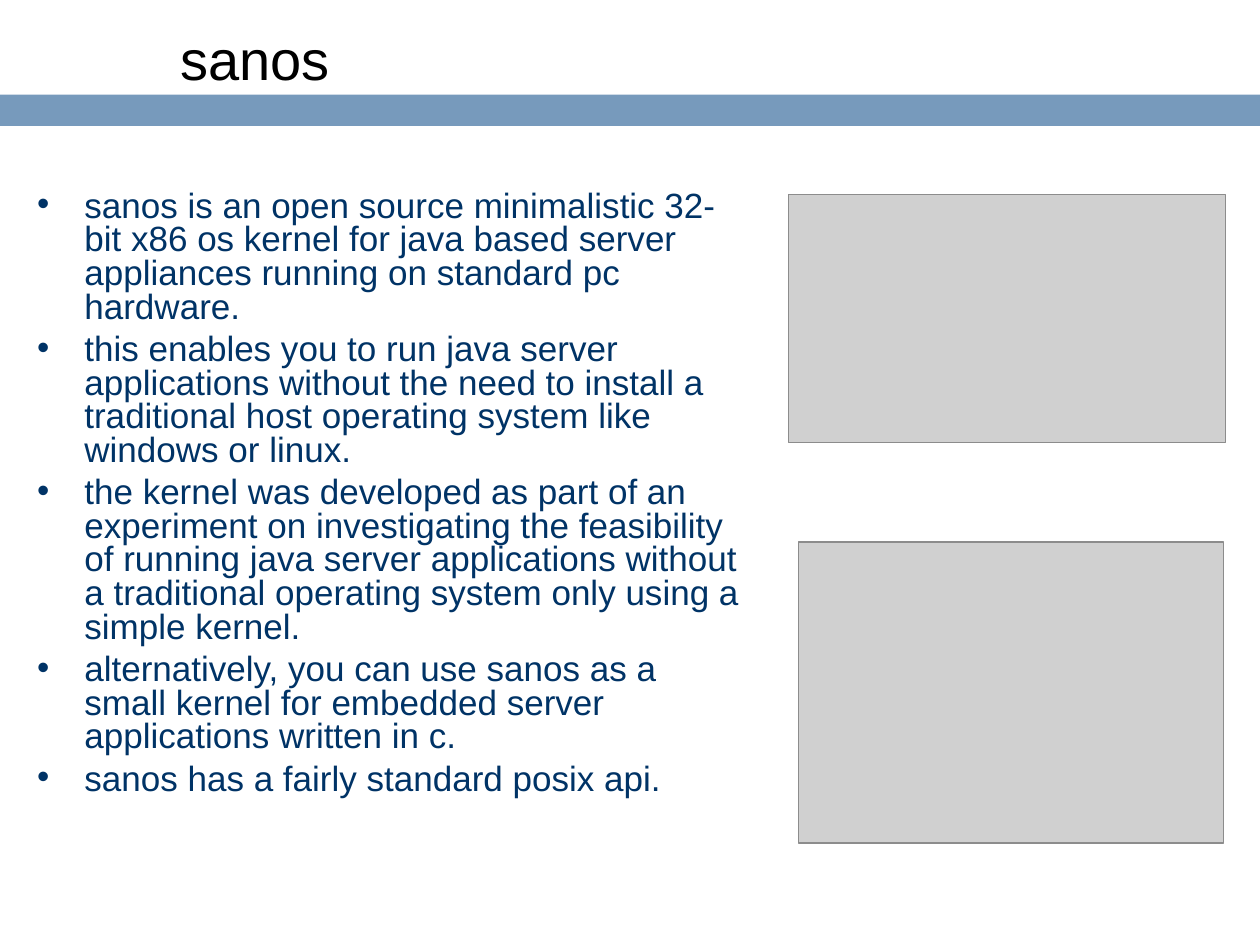
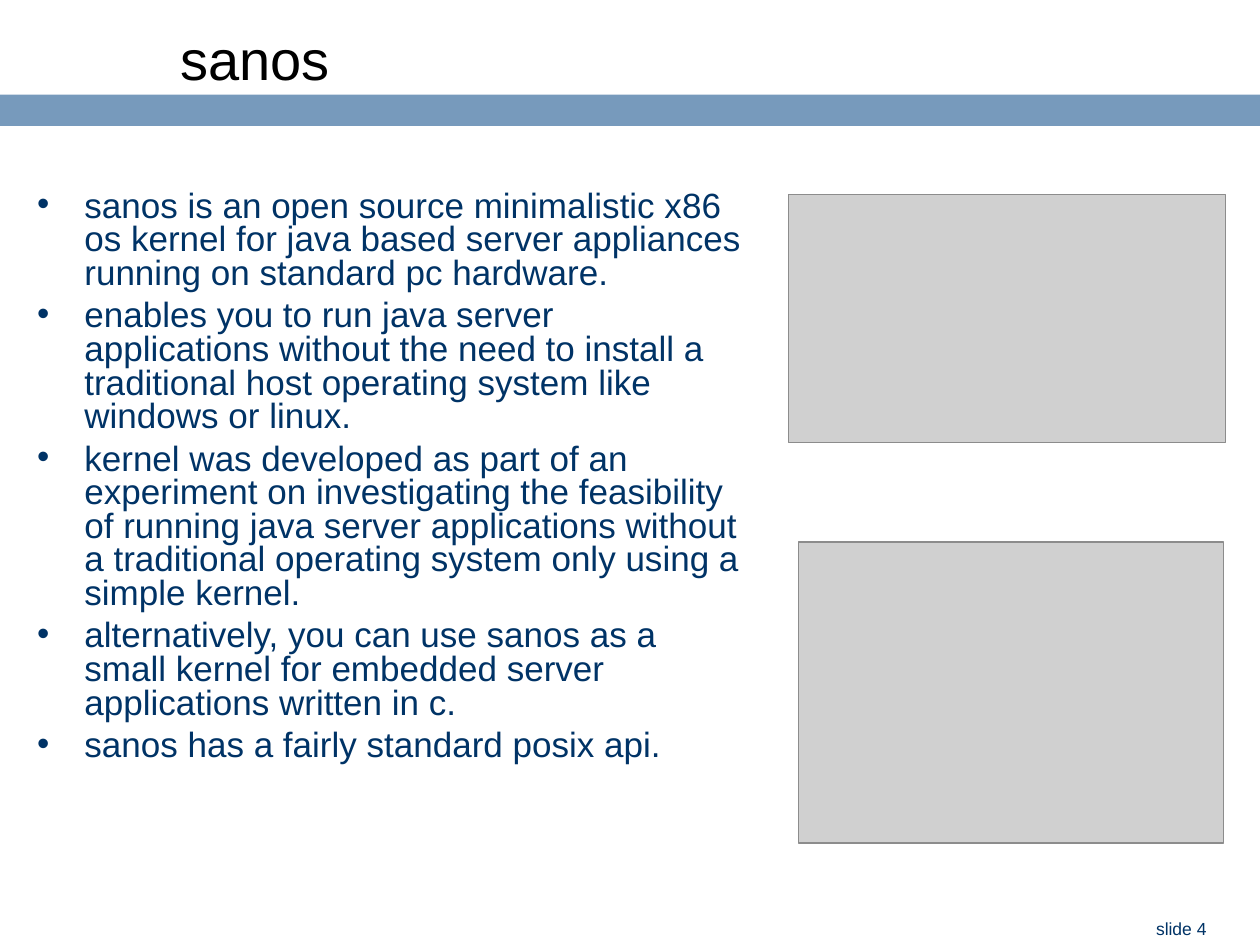
Before and after one commit to ringgaard/sanos, a slide deck: slide 4 of doc/jbox-intel.ppt. Drawn at 1260x945 pixels with LibreOffice and Linux fonts; fonts in the diff are those of the drawing; grey boxes stand for pictures; background and template pictures are left out. Boxes give left, top, right and bottom in pixels: in the first picture for what was removed or moved away, otherwise in the second. Text is boxed around its words. In the diff, an @@ line names an element or a change of style, - is before the commit and + after.

```diff
--- a/doc/jbox-intel.ppt
+++ b/doc/jbox-intel.ppt
@@ text at box(84, 192, 740, 612): text changed @@
-• sanos is an open source minimalistic 32-bit x86 os kernel for java based server appliances running on standard pc hardware.
-• this enables you to run java server applications without the need to install a traditional host operating system like windows or linux.
-• the kernel was developed as part of an experiment on investigating the feasibility of running java server applications without a traditional operating system only using a simple kernel.
+• sanos is an open source minimalistic x86 os kernel for java based server appliances running on standard pc hardware.
+• enables you to run java server applications without the need to install a traditional host operating system like windows or linux.
+• kernel was developed as part of an experiment on investigating the feasibility of running java server applications without a traditional operating system only using a simple kernel.
@@ page number added at box(1156, 922, 1207, 935), 10 pt, text #003366 @@
+slide 4
```
Also in this commit, not shown: 8 other slides changed, 7 slides added.
